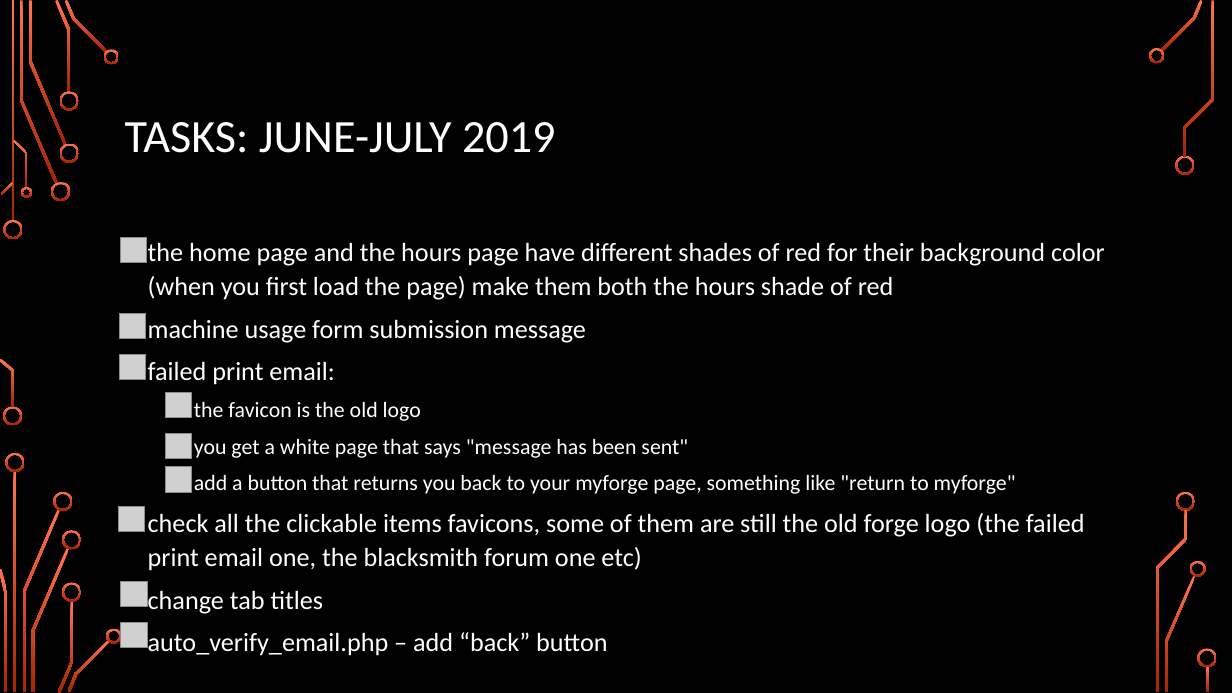
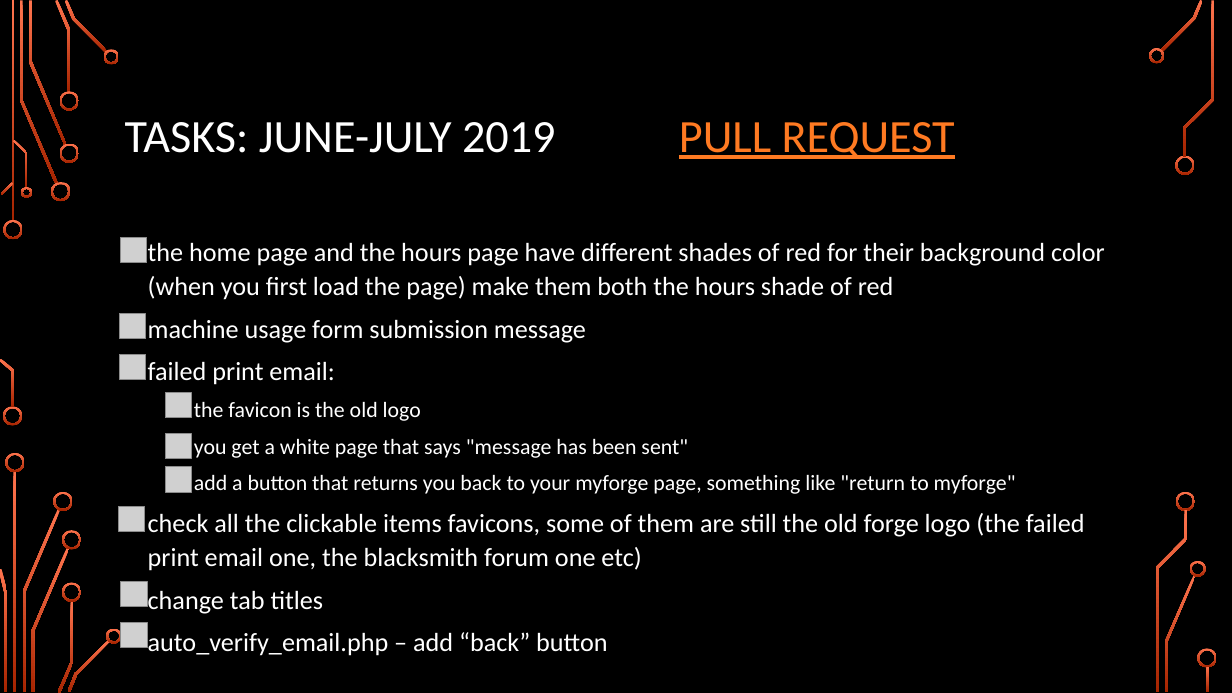
Before and after one commit to samspre/Open-Source-Software, a slide deck: slide 3 of Project/Project Update.pptx (slide 4 before the commit). Drawn at 1232x693 pixels with LibreOffice and Linux fonts; fonts in the diff are those of the drawing; grey boxes stand for pictures; background and template pictures are left out. Boxes give left, top, right and bottom in pixels: in the first picture for what was removed or moved away, otherwise in the second. Text is boxed around its words. In the diff, an @@ line names an element or a change of style, - is before the commit and + after.

```diff
--- a/Project/Project Update.pptx
+++ b/Project/Project Update.pptx
@@ title at (125, 122, 955, 159): text changed @@
-TASKS: JUNE-JULY 2019
+TASKS: JUNE-JULY 2019 PULL REQUEST
```
Also in this commit, not shown: 2 other slides changed, 1 slide removed, 2 other files.
